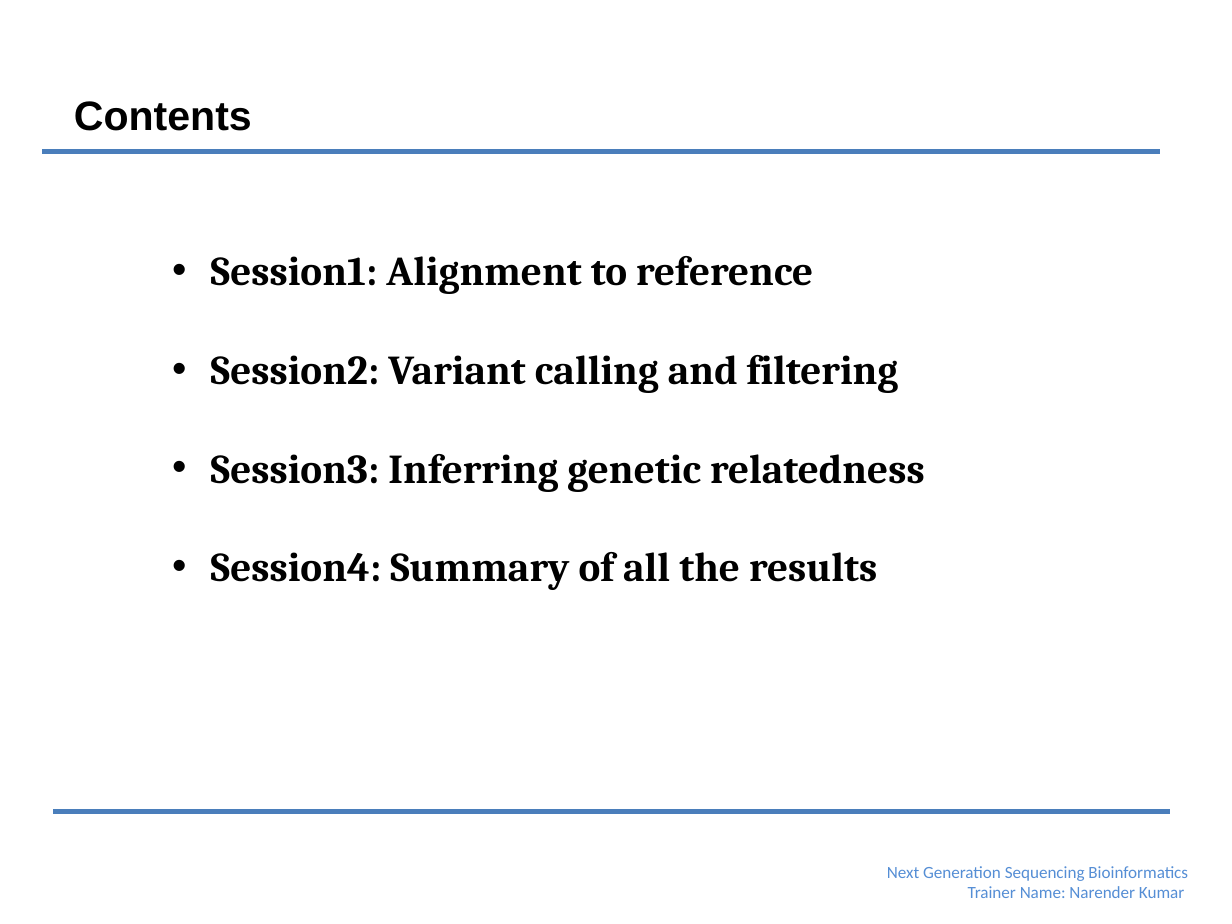
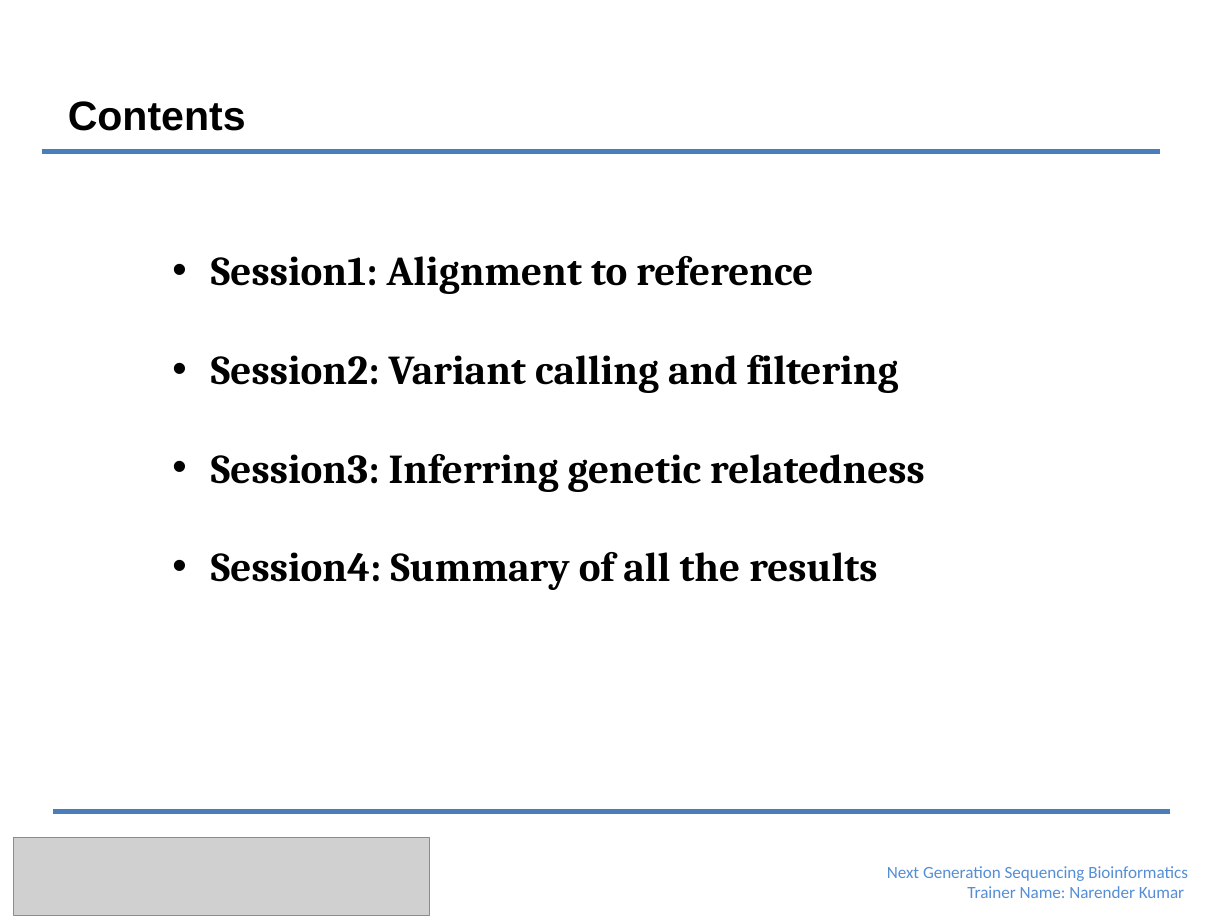
Before and after one commit to WCSCourses/NGS_Bio_Africa, a slide deck: slide 6 of Modules/Module_6_Pathogen_Variant_Calling/Day1/Module6_Day1_Introduction.pptx. Drawn at 1232x924 pixels with LibreOffice and Linux fonts; fonts in the diff are those of the drawing; grey boxes stand for pictures; background and template pictures are left out. Boxes give left, top, right and bottom in pixels: in the first picture for what was removed or moved away, otherwise in the second. Text is boxed around its words. In the diff, an @@ line names an element or a change of style, - is before the commit and + after.

```diff
--- a/Modules/Module_6_Pathogen_Variant_Calling/Day1/Module6_Day1_Introduction.pptx
+++ b/Modules/Module_6_Pathogen_Variant_Calling/Day1/Module6_Day1_Introduction.pptx
@@ title "Contents": place and size @@
-title "Contents" at <box>74,101,252,131</box>
+title "Contents" at <box>68,101,246,131</box>
@@ picture added at <box>14,838,430,915</box> @@
```
Also in this commit, not shown: 6 other slides changed, 2 other files.
